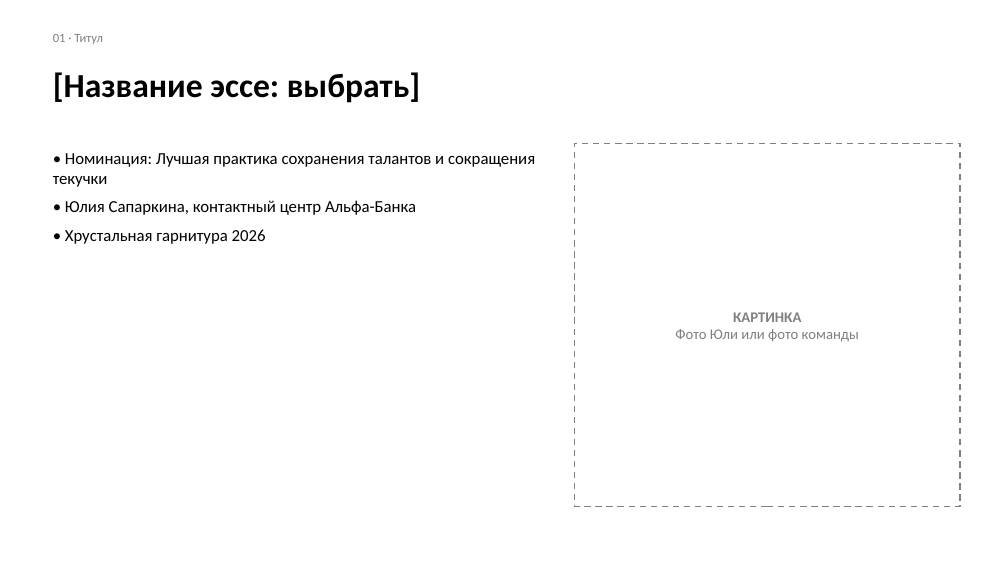
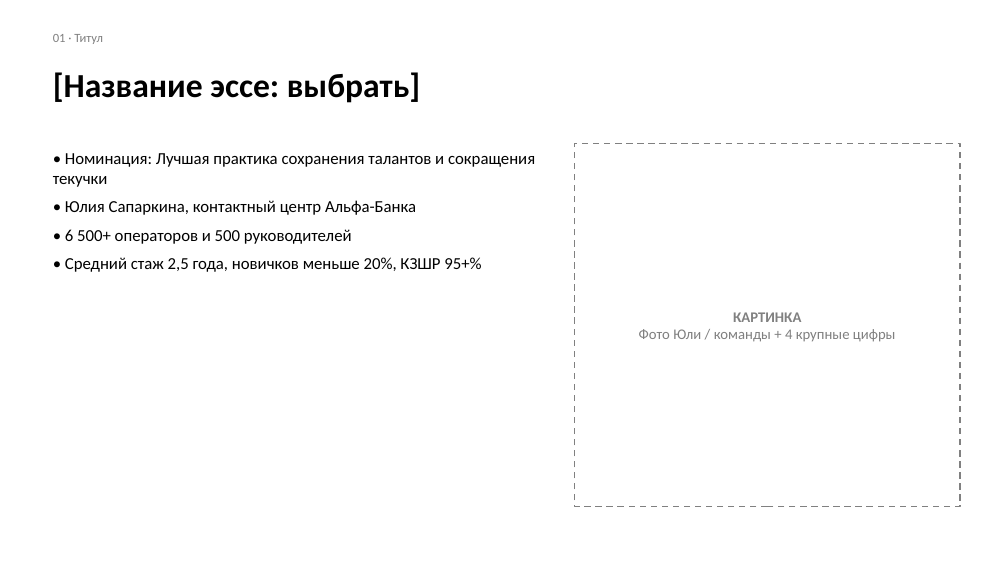
Before and after one commit to sdsds113/aboba, a slide deck: slide 1 of Шаблон_презентации_ХГ_2026.pptx. Drawn at 1008x567 pixels with LibreOffice and Linux fonts; fonts in the diff are those of the drawing. Boxes give left, top, right and bottom in pixels: in the first picture for what was removed or moved away, otherwise in the second. Text is boxed around its words. In the diff, an @@ line names an element or a change of style, - is before the commit and + after.

```diff
--- a/Шаблон_презентации_ХГ_2026.pptx
+++ b/Шаблон_презентации_ХГ_2026.pptx
@@ text at <box>65,229,481,272</box>: text changed @@
-• Хрустальная гарнитура 2026
+• 6 500+ операторов и 500 руководителей
+• Средний стаж 2,5 года, новичков меньше 20%, КЗШР 95+%
@@ text in rectangle at <box>639,329,896,342</box>: text changed @@
-Фото Юли или фото команды
+Фото Юли / команды + 4 крупные цифры
```
Also in this commit, not shown: 11 other slides changed, 14 slides removed.
